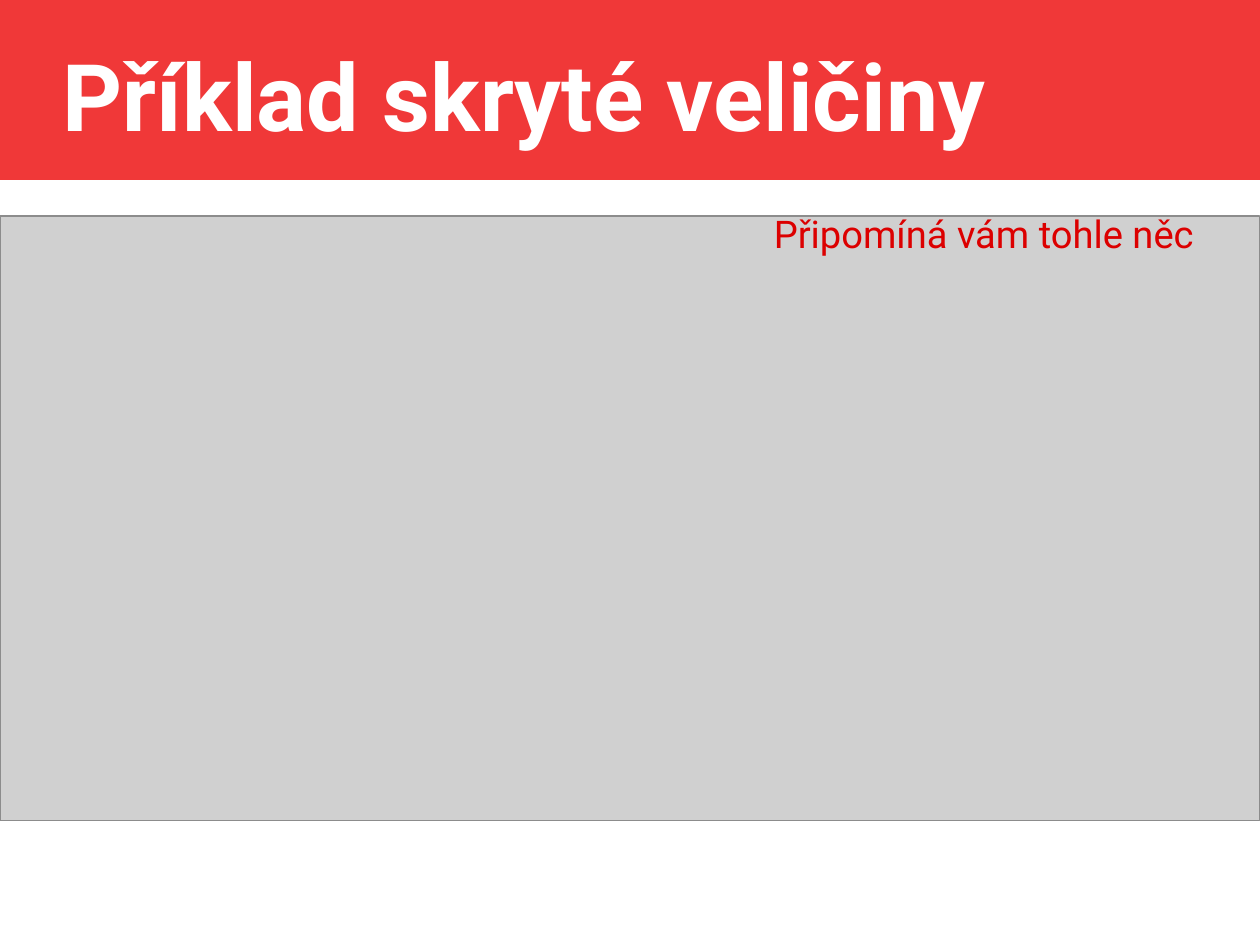
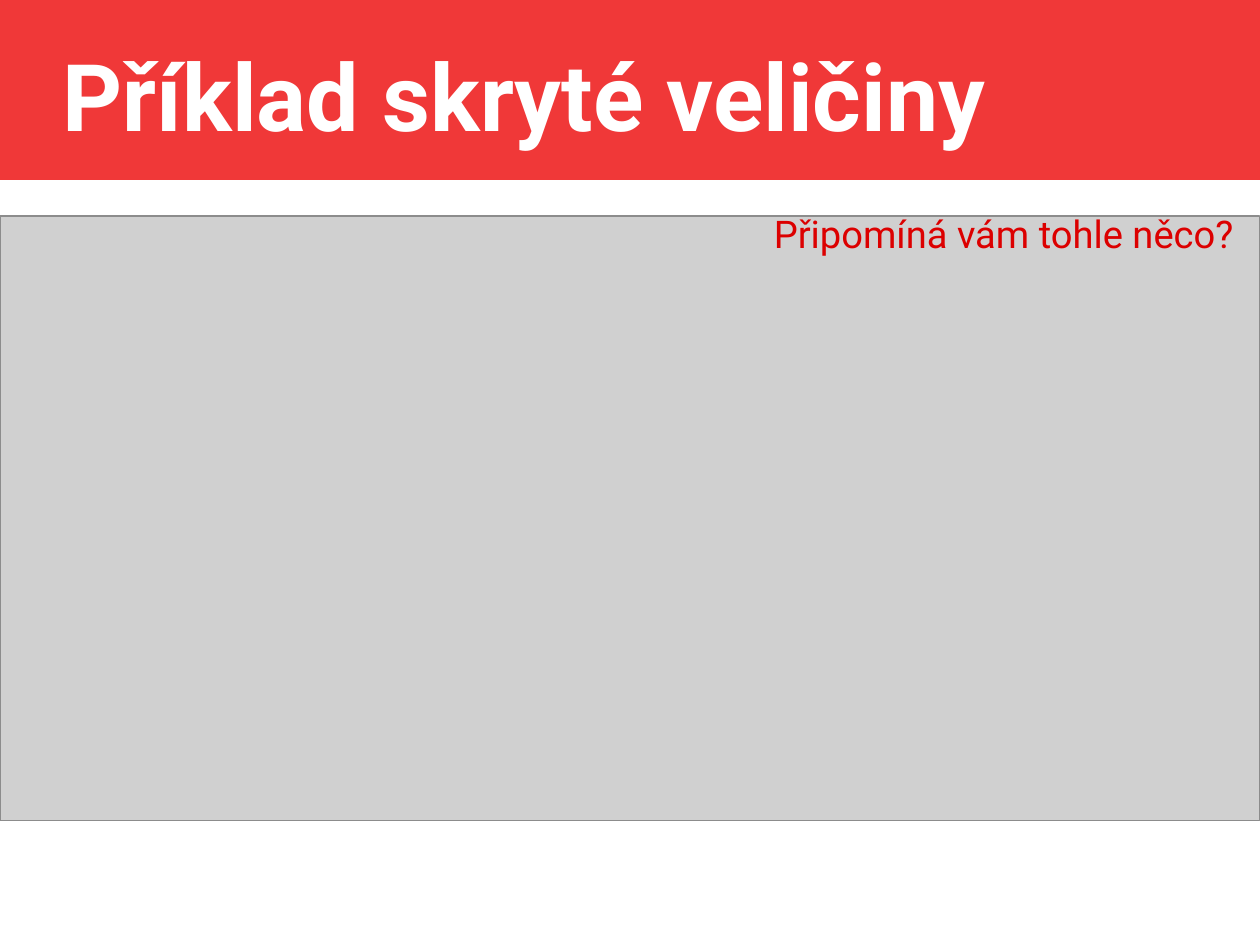
Before and after one commit to jlacko/4EK418, a slide deck: slide 22 of prez/8 - advanced calculations.odp (slide 21 before the commit). Drawn at 1260x945 pixels with LibreOffice and Linux fonts; fonts in the diff are those of the drawing; grey boxes stand for pictures. Boxes give left, top, right and bottom in pixels: in the first picture for what was removed or moved away, otherwise in the second. Text is boxed around its words. In the diff, an @@ line names an element or a change of style, - is before the commit and + after.

```diff
--- a/prez/8 - advanced calculations.odp
+++ b/prez/8 - advanced calculations.odp
@@ text at [774, 214, 1233, 256]: text changed @@
-Připomíná vám tohle něc
+Připomíná vám tohle něco?
```
Also in this commit, not shown: 4 other slides changed, 1 slide added, 9 other files.
